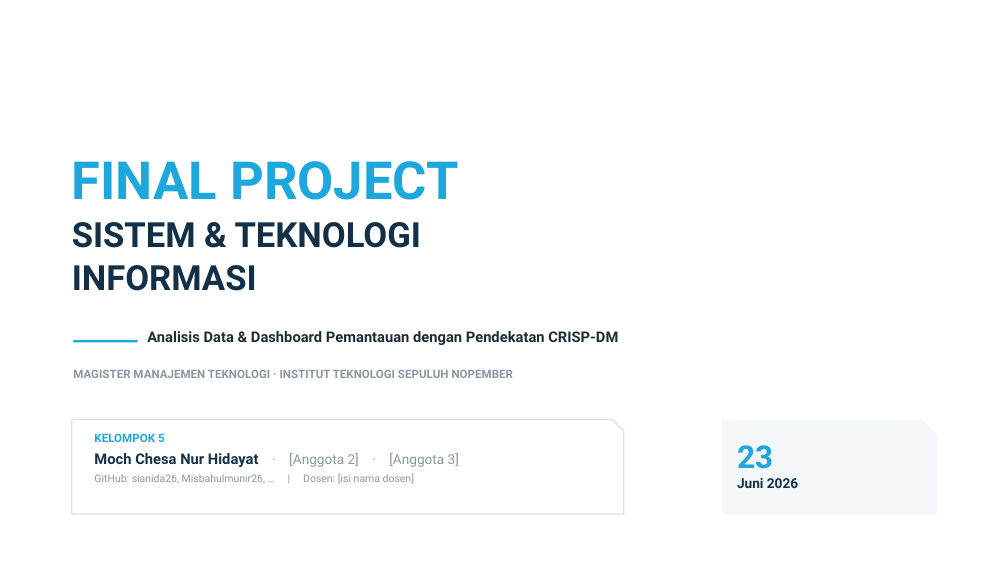
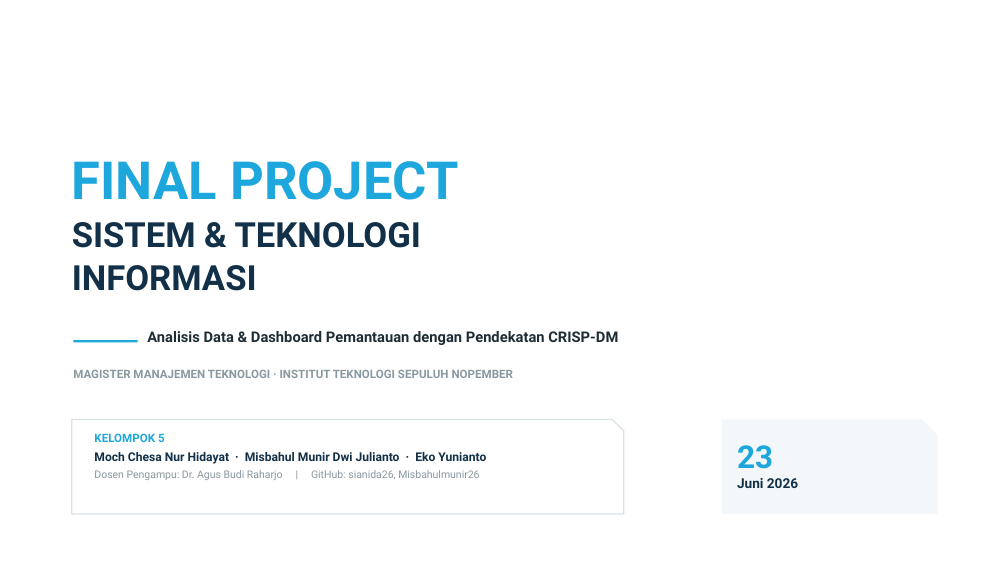
Before and after one commit to sianida26/sti-final-project-kel5, a slide deck: slide 1 of Final-Project-STI-Kel5-Presentation.pptx. Drawn at 1008x567 pixels with LibreOffice and Linux fonts; fonts in the diff are those of the drawing; background and template pictures are left out. Boxes give left, top, right and bottom in pixels: in the first picture for what was removed or moved away, otherwise in the second. Text is boxed around its words. In the diff, an @@ line names an element or a change of style, - is before the commit and + after.

Commit message:
Fill cover with member names + dosen

```diff
--- a/Final-Project-STI-Kel5-Presentation.pptx
+++ b/Final-Project-STI-Kel5-Presentation.pptx
@@ text at [94,452,486,480]: text changed @@
-Moch Chesa Nur Hidayat · [Anggota 2] · [Anggota 3]
-GitHub: sianida26, Misbahulmunir26, … | Dosen: [isi nama dosen]
+Moch Chesa Nur Hidayat · Misbahul Munir Dwi Julianto · Eko Yunianto
+Dosen Pengampu: Dr. Agus Budi Raharjo | GitHub: sianida26, Misbahulmunir26
```
Also in this commit, not shown: 2 other files.
